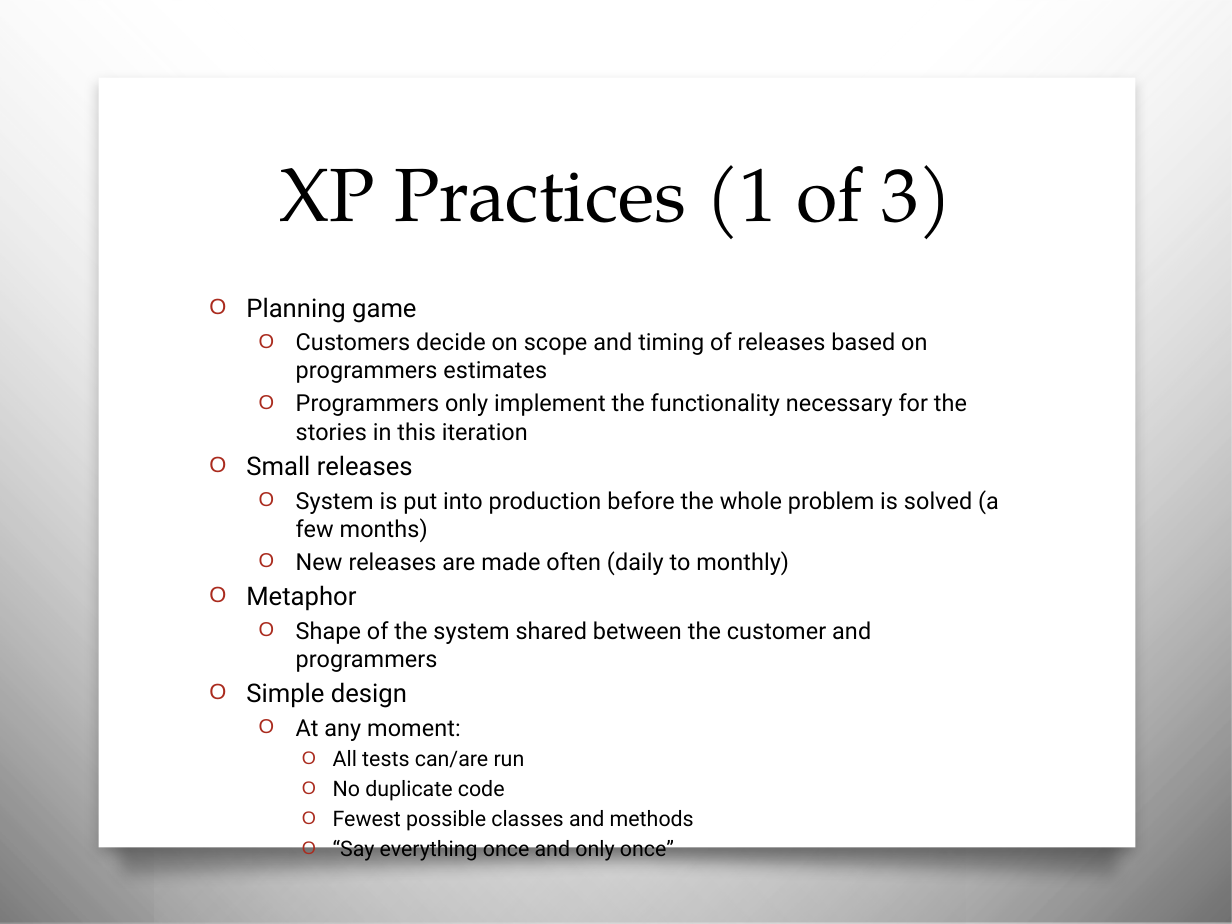
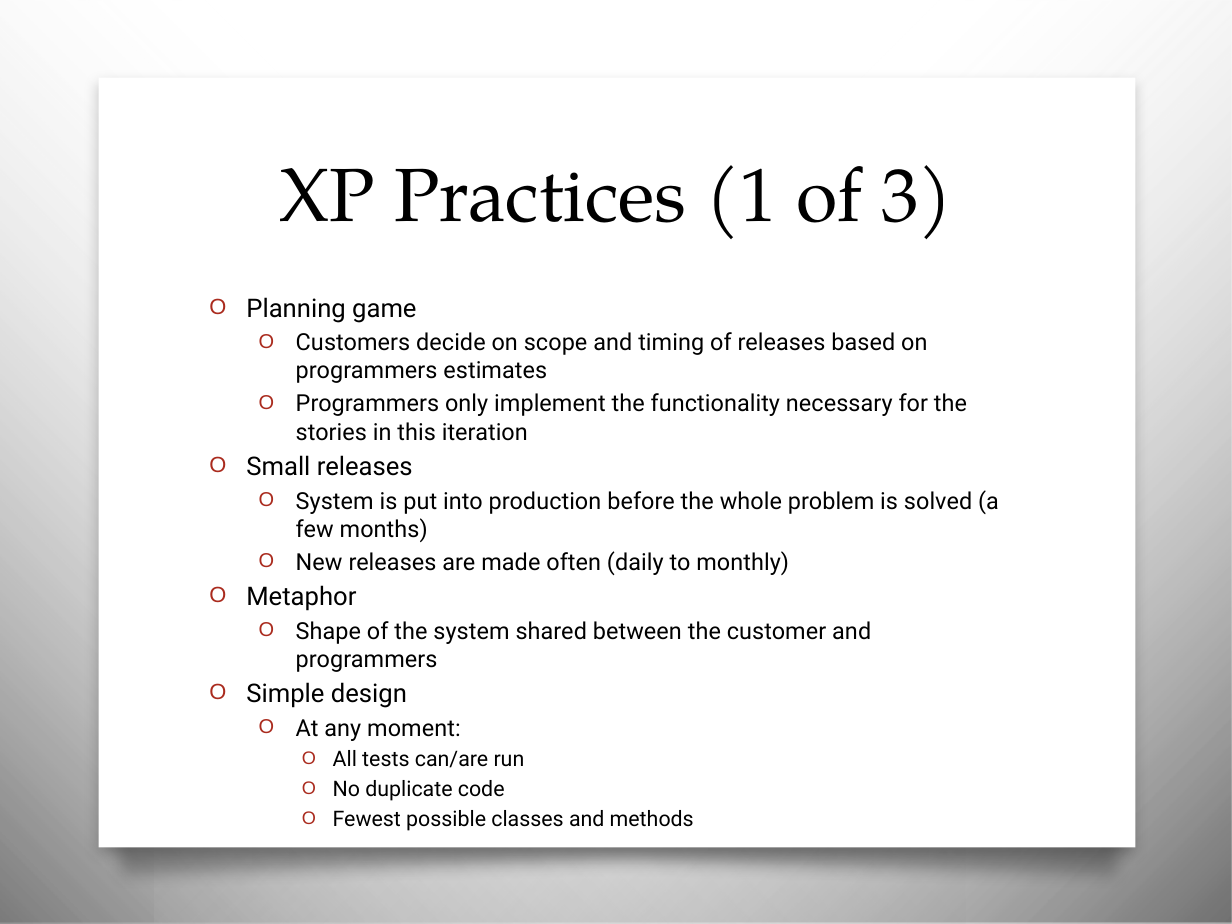
Before and after one commit to msnyde8/COSC617, a slide deck: slide 4 of Readings/Embracing Change with Extreme Programming - MJS.pptx (slide 5 before the commit). Drawn at 1232x924 pixels with LibreOffice and Linux fonts; fonts in the diff are those of the drawing; background and template pictures are left out. Boxes give left, top, right and bottom in pixels: in the first picture for what was removed or moved away, otherwise in the second. Text is boxed around its words. In the diff, an @@ line names an element or a change of style, - is before the commit and + after.

```diff
--- a/Readings/Embracing Change with Extreme Programming - MJS.pptx
+++ b/Readings/Embracing Change with Extreme Programming - MJS.pptx
@@ text at box(333, 836, 674, 861): paragraph removed @@
-    O “Say everything once and only once”
```
Also in this commit, not shown: 9 other slides changed, 2 slides added, 5 slides removed, 2 other files.
